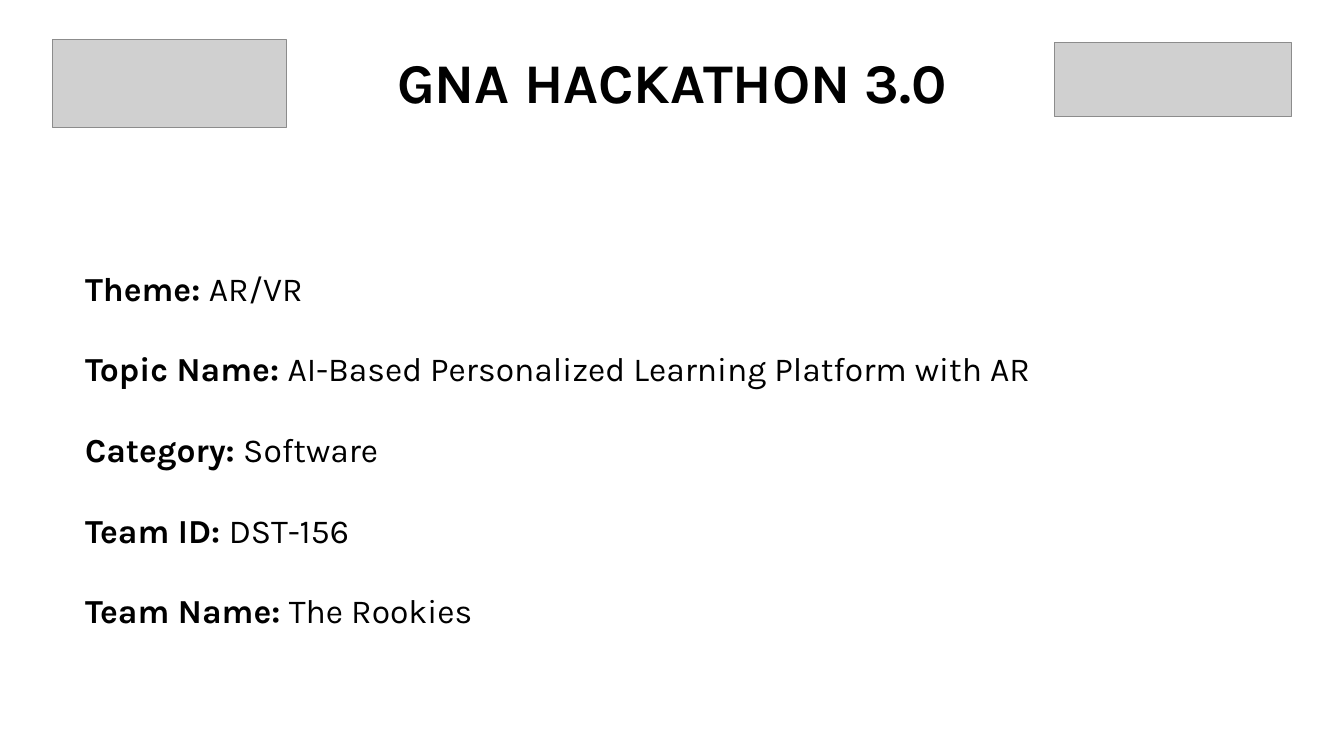
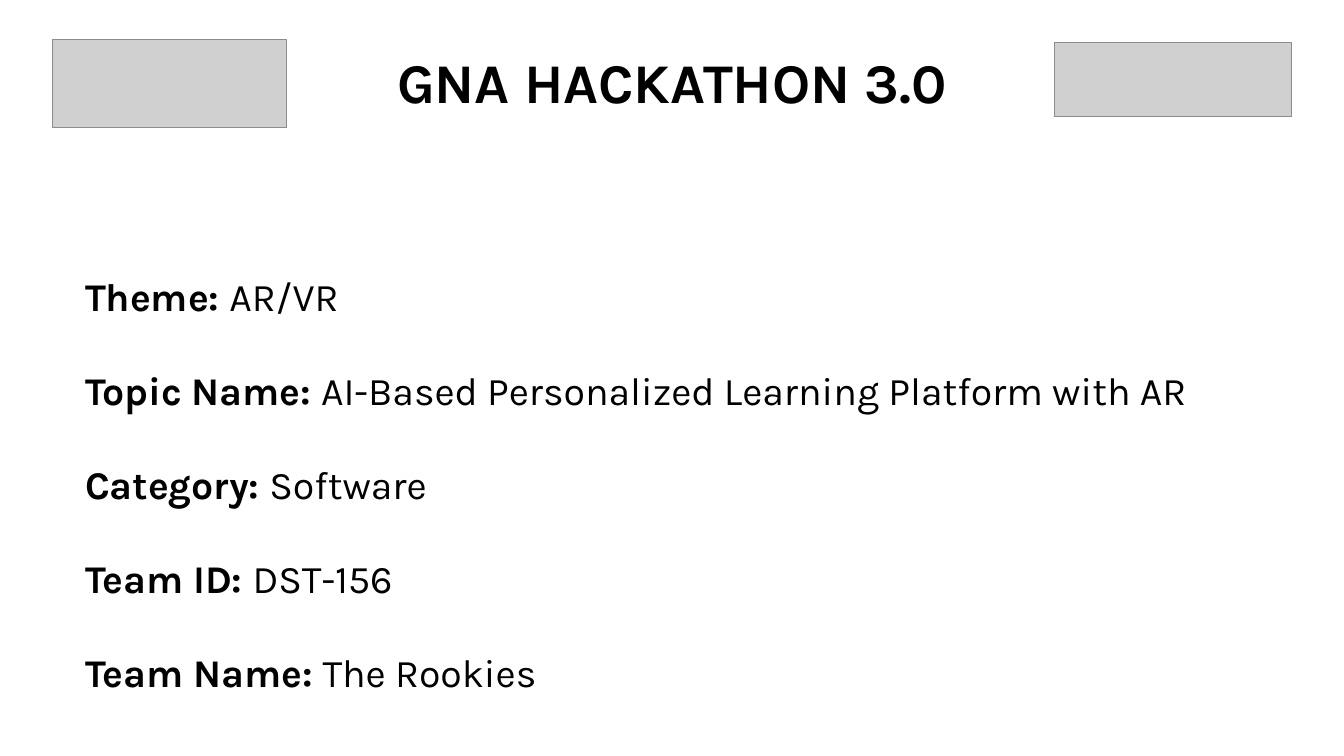
Before and after one commit to Anish0i0/eduquest, a slide deck: slide 1 of GNA Hackathon 3.0 Presentation.pptx. Drawn at 1344x756 pixels with LibreOffice and Linux fonts; fonts in the diff are those of the drawing; grey boxes stand for pictures. Boxes give left, top, right and bottom in pixels: in the first picture for what was removed or moved away, otherwise in the second. Text is boxed around its words. In the diff, an @@ line names an element or a change of style, - is before the commit and + after.

```diff
--- a/GNA Hackathon 3.0 Presentation.pptx
+++ b/GNA Hackathon 3.0 Presentation.pptx
@@ text "Theme: AR/VR" at (x1=85, y1=282, x2=1187, y2=688): size 24 to 28 pt @@
```
Also in this commit, not shown: 6 other slides changed.
